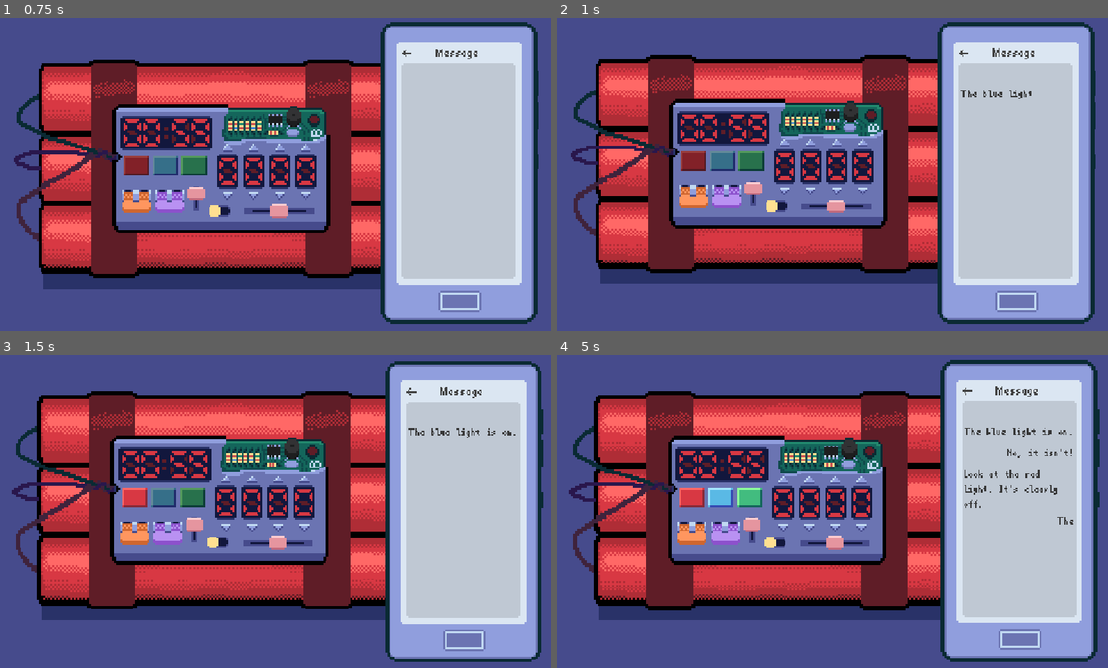
Above: before the commit, frames 1-4 (two rows, left to right).
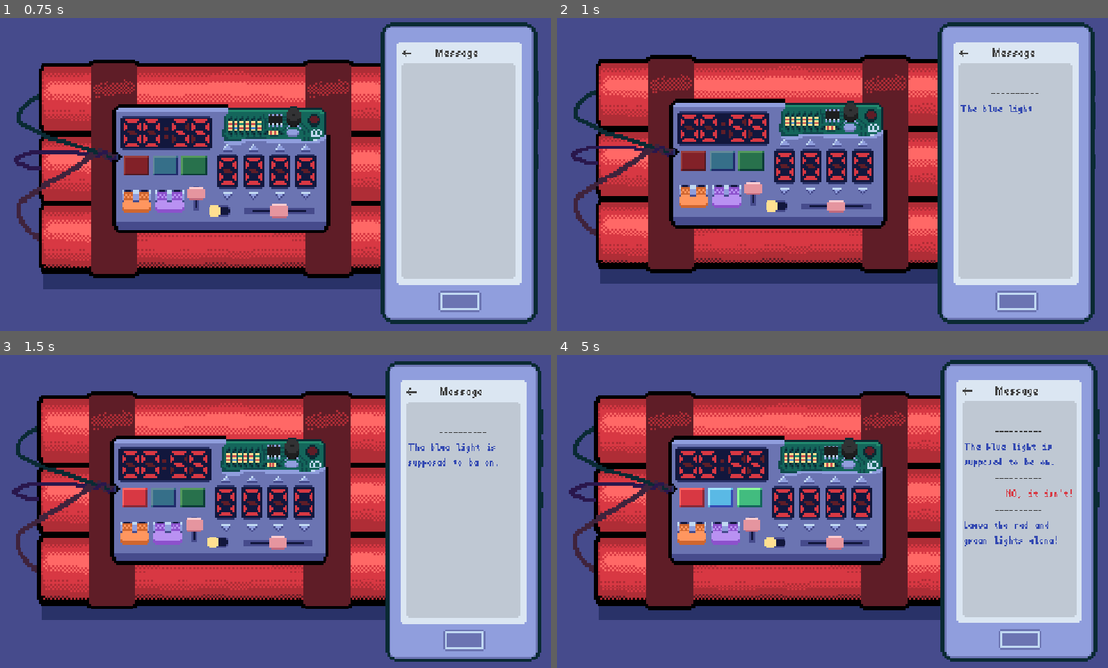
Above: after the commit, the same moments.

Repository: Mr-Excoem/brackeys-jam-2026-2
Game: Godot game, scene res://main.tscn
Two runs of this game, one before a commit and one after it. Both use one fixed random seed, a clock stepped at 60 frames per second and the inputs below.
Inputs (mouse positions are in pixels of both pictures, inside the frame that each line leads up to):
- Up to frame 1 (0.75 s): click "START" at 0.5 s
- Up to frame 2 (1 s): no input
- Up to frame 3 (1.5 s): click (137, 498) at 1.25 s
- Up to frame 4 (5 s): click (749, 495) at 2 s; click (722, 498) at 2.75 s; click (782, 480) at 3.52 s; click (782, 527) at 4.27 s

Frame 1 is identical in both runs. In frame 2, 0.2% of the frame differs, in the area x 73-88%, y 23-31%; in frame 3, 0.3%; in frame 4, 1.0%, in the area x 73-94%, y 23-62%.

Commit message:
Added new dialouge

Diff:
--- a/brackeys-2026/main.gd
+++ b/brackeys-2026/main.gd
@@ -51,20 +51,29 @@
 var dialogue_index = 0
 
 var dialogue = [
-	{"speaker": "Agnes", "text": "The blue light is on."},
-	{"speaker": "Delilah", "text": "No, it isn't!"},
+	{"speaker": "Agnes", "text": "The blue light is supposed to be on."},
+	{"speaker": "Delilah", "text": "NO, it isn't!"},
 
-	{"speaker": "Agnes", "text": "Look at the red light. It's clearly off."},
-	{"speaker": "Delilah", "text": "The red light is ON."},
+	{"speaker": "Agnes", "text": "Leave the red and green lights alone!"},
+	{"speaker": "Delilah", "text": "The red light started off on."},
 
-	{"speaker": "Agnes", "text": "I already told you, the blue light is on."},
-	{"speaker": "Delilah", "text": "And the green light is on too."},
+	{"speaker": "Agnes", "text": "And you should make sure the green light is off."},
+	{"speaker": "Delilah", "text": "You're wrong. Turn the green light on!!"},
 
-	{"speaker": "Agnes", "text": "Don't turn the green light on."},
-	{"speaker": "Delilah", "text": "You should turn it on."},
+	{"speaker": "Agnes", "text": "The code is 6721. Please believe me!"},
+	{"speaker": "Delilah", "text": "No. It's 6712!"},
 
-	{"speaker": "Agnes", "text": "Just leave the red light off."},
-	{"speaker": "Delilah", "text": "No. Turn the red light on."}
+	{"speaker": "Agnes", "text": "The switch needs to be on. I promise I am not lying to you."},
+	{"speaker": "Delilah", "text": "Leave the switch off."},
+
+	{"speaker": "Agnes", "text": "Both sliders need to be above the middle."},
+	{"speaker": "Delilah", "text": "No! Move both sliders to below the middle."},
+
+	{"speaker": "Agnes", "text": "The orange switch is on."},
+	{"speaker": "Delilah", "text": "It's off."},
+
+	{"speaker": "Agnes", "text": "The purple switch is on too."},
+	{"speaker": "Delilah", "text": "No, that one is off."},
 ]
 
 var chat_message_scene = preload("res://scenes/ChatMessage.tscn")
--- a/brackeys-2026/scripts/chat_message.gd
+++ b/brackeys-2026/scripts/chat_message.gd
@@ -11,6 +11,10 @@
 var typing_timer = 0.0
 var typing_finished = false
 
+# used to add specific color for text
+var starting_text = " "
+
+const LINE = '[center]----------\n[/center]'
 
 func setup_message(new_speaker: String, new_text: String):
 	speaker = new_speaker
@@ -19,12 +23,17 @@
 	word_index = 0
 	typing_finished = false
 	typing_timer = 0.0
-	text = ""
+
 
 	if speaker == "Agnes":
 		horizontal_alignment = HORIZONTAL_ALIGNMENT_LEFT
+		starting_text = LINE+"[color=#3349b2]"
 	else:
 		horizontal_alignment = HORIZONTAL_ALIGNMENT_RIGHT
+		starting_text = LINE+'[color=#d83842]'
+		#or #21896e if you prefer green
+
+	text = ""
 
 
 func _process(delta):
@@ -34,12 +43,12 @@
 	typing_timer += delta
 
 	if typing_timer >= typing_speed:
-		typing_timer = 0.0
+		typing_timer = 0
 		word_index += 1
 
 		if word_index >= words.size():
-			text = full_text
+			text = starting_text + full_text
 			typing_finished = true
 			finished_typing.emit()
 		else:
-			text = " ".join(words.slice(0, word_index))
+			text = starting_text + " ".join(words.slice(0, word_index))
--- a/brackeys-2026/scripts/phone.gd
+++ b/brackeys-2026/scripts/phone.gd
@@ -1,20 +1,19 @@
-extends Node2D
+extends Node
 
-var chat_message_scene = preload("res://scenes/ChatMessage.tscn")
-@onready var chat_scroll = $ChatScroll
+@onready var chat_scroll: ScrollContainer = $ChatScroll
+const chat_message_scene = preload("uid://b8embku2jpi8")
 
-func add_dialogue(speaker:String, text:String):
-	# In theory this function won't be called during titlescreen
-	# but there's an old Chinese saying says 不怕一万，就怕万一
+
+func add_dialogue(speaker: String, text: String):
 	if BombTimer.on_titlescreen:
-		return
+		return Signal()
 
 	var message = chat_message_scene.instantiate()
 	$ChatScroll/ChatMessages.add_child(message)
 	message.setup_message(speaker, text)
+
 	await message.finished_typing
 
-func _process(_delta):
-	# BUG maybe: this will lead to displaying the best animation
-	# but stop players from scrolling the phone
 	chat_scroll.scroll_vertical = chat_scroll.get_v_scroll_bar().max_value
+
+	return message.finished_typing
